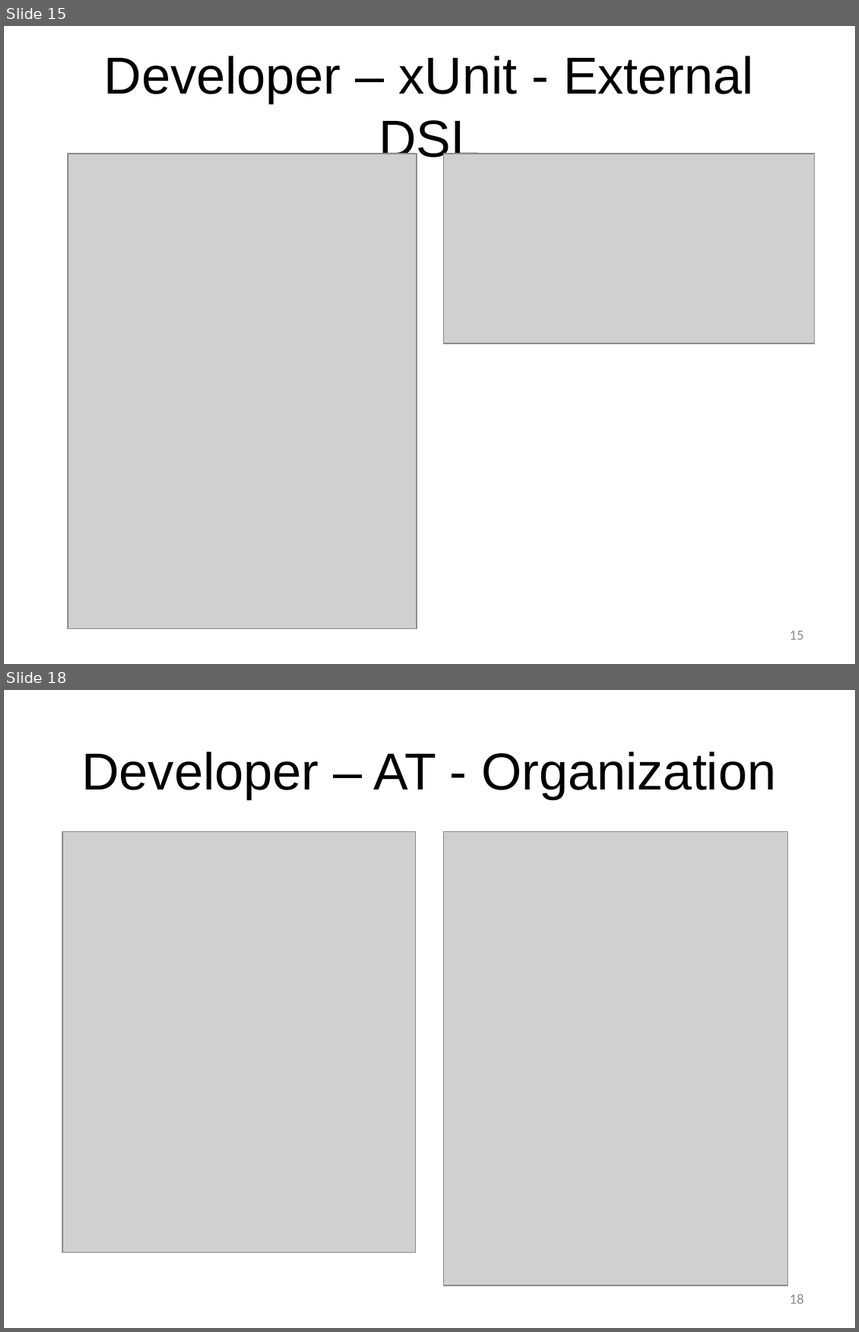
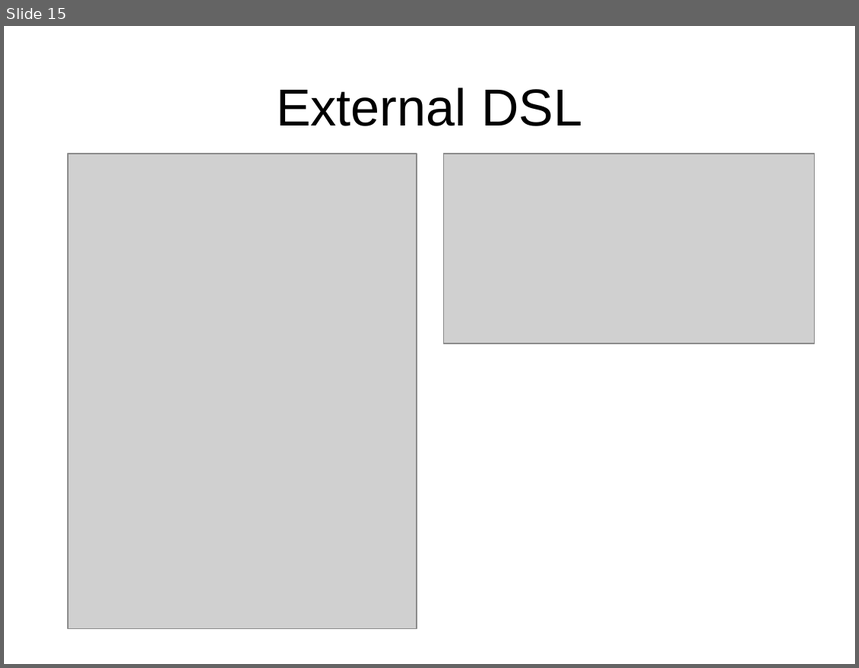
Before and after one commit to msuarz/portfolio, a slide deck: agile2011/presentation.pptx. Shown one above the other, each under a label of ours: slides 15 and 18 before the commit, slide 15 after it; the slides between them are not shown. The pictures are 859x1332 and 859x668 pixels, drawn with LibreOffice and Linux fonts; fonts in the diff are those of the drawing; grey boxes stand for pictures; background and template pictures are left out. Boxes give left, top, right and bottom in pixels: in the first picture for what was removed or moved away, otherwise in the second. Text is boxed around its words. In the diff, an @@ line names an element or a change of style, - is before the commit and + after.

```diff
--- a/agile2011/presentation.pptx
+++ b/agile2011/presentation.pptx
@@ slide 18 removed at box(4, 690, 855, 1328), background picture (left out) @@
@@ title removed at box(82, 752, 776, 799) @@
-Developer – AT - Organization
@@ picture removed at box(63, 832, 416, 1253) @@
@@ picture removed at box(444, 832, 788, 1286) @@
@@ page number removed at box(790, 1294, 804, 1304) @@
-18
@@ slide 15 changed as well @@
@@ title at box(276, 88, 582, 126): text changed @@
-Developer – xUnit - External DSL
+External DSL
@@ page number removed at box(790, 631, 804, 640) @@
-15
```
Also in this commit, not shown: 4 other slides changed, 16 slides added, 14 other slides removed, 1 other file.
